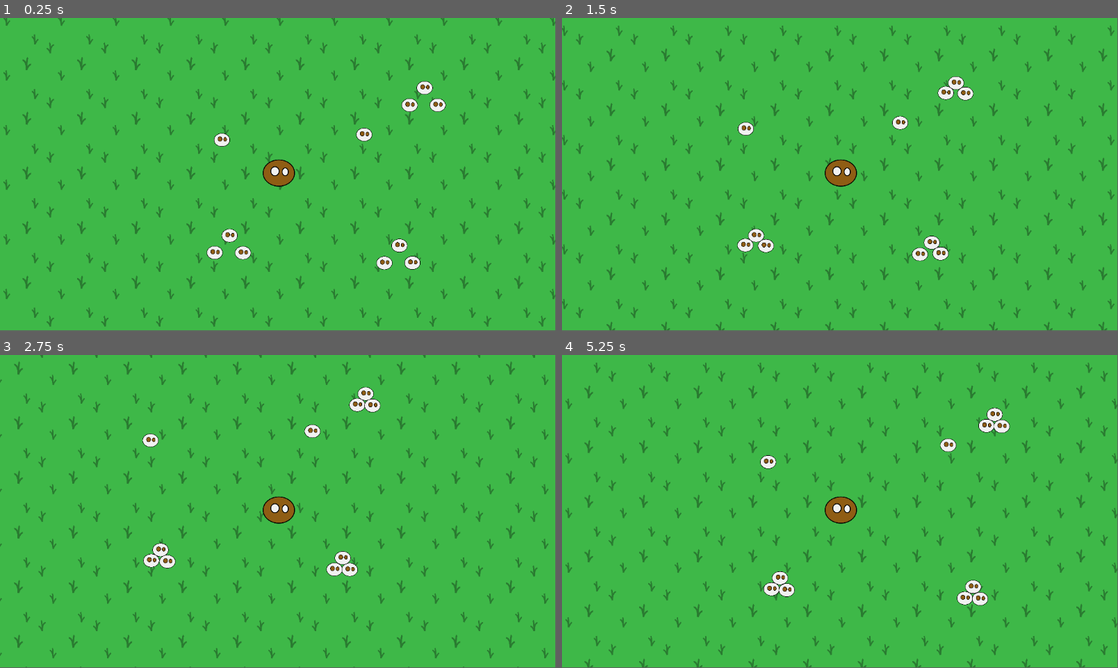
Above: before the commit, frames 1-4 (two rows, left to right).
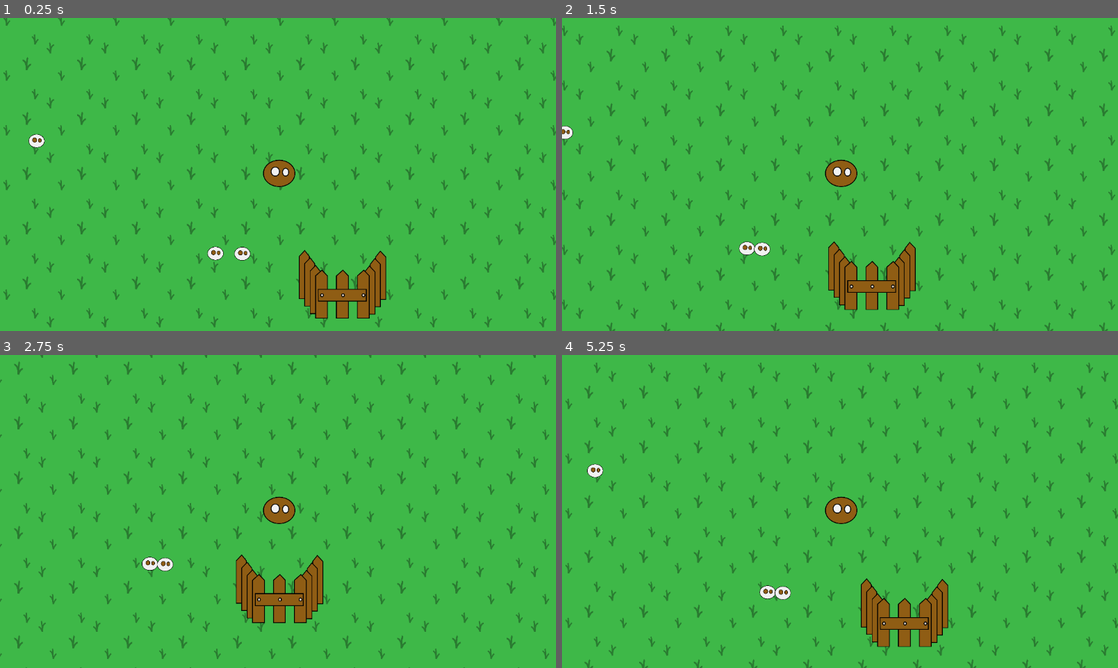
Above: after the commit, the same moments.

Repository: MrOnosa/d2jam-2025-sheep-herder
Game: Godot game, scene res://game.tscn
Same seed, same stepped clock (60 frames per second), same inputs: the game is played once before the commit and once after it.
Inputs:
- Up to frame 1 (0.25 s): no input
- Up to frame 2 (1.5 s): hold D (right) 0.53-1.28 s; hold S (down) from 1.28 s (still down)
- Up to frame 3 (2.75 s): release S (down) at 2.03 s; hold D (right) from 2.03 s (still down)
- Up to frame 4 (5.25 s): release D (right) at 2.78 s; hold W (up) 2.78-3.53 s; hold A (left) 3.53-5.03 s; hold S (down) from 5.03 s (still down)
The window is 799x449 before the commit and 800x450 after it. Grey fills any space a smaller window leaves; there, only what the larger window draws over its background counts as a difference.

The runs differ from the first frame. In frame 1, 5.0% of the frame differs, in the area x 0-100%, y 0-99%; in frame 2, 5.1%; in frame 3, 4.9%; in frame 4, 5.2%, in the area x 0-100%, y 2-100%.

Commit message:
Put together the fence stuff but I need to change some other settings real fast so this is more of a safety save

Diff:
--- a/game.tscn
+++ b/game.tscn
@@ -1,8 +1,10 @@
-[gd_scene load_steps=5 format=3 uid="uid://b4g7wcpytcae7"]
+[gd_scene load_steps=7 format=3 uid="uid://b4g7wcpytcae7"]
 
 [ext_resource type="Texture2D" uid="uid://cjbwlovoxxyau" path="res://assets/field.svg" id="1_feb5d"]
 [ext_resource type="PackedScene" uid="uid://dyvhpsadvurir" path="res://sheep.tscn" id="3_fc0e3"]
 [ext_resource type="PackedScene" uid="uid://baxuh582qqm46" path="res://dog.tscn" id="3_feb5d"]
+[ext_resource type="Texture2D" uid="uid://c48h1tvqb2m88" path="res://assets/fence-left.svg" id="4_7jktm"]
+[ext_resource type="Texture2D" uid="uid://ejq511bj87w1" path="res://assets/fence-front.svg" id="5_ryrav"]
 
 [sub_resource type="WorldBoundaryShape2D" id="WorldBoundaryShape2D_feb5d"]
 
@@ -49,32 +51,33 @@
 [node name="leftsheep" parent="." instance=ExtResource("3_fc0e3")]
 position = Vector2(2147, 1933)
 
+[node name="leftsheep2" parent="." instance=ExtResource("3_fc0e3")]
+position = Vector2(916, 1161)
+
 [node name="rightsheep" parent="." instance=ExtResource("3_fc0e3")]
 position = Vector2(2347, 1933)
 
-[node name="sheep" parent="." instance=ExtResource("3_fc0e3")]
-position = Vector2(2254, 1808)
+[node name="Area2D" type="Area2D" parent="."]
+position = Vector2(2815, 2144)
 
-[node name="leftsheep2" parent="." instance=ExtResource("3_fc0e3")]
-position = Vector2(3314, 2007)
+[node name="GoalCollisionPolygon2D" type="CollisionPolygon2D" parent="Area2D"]
+polygon = PackedVector2Array(-45, -154, 489, -155, 408, 191, 42, 191)
 
-[node name="rightsheep2" parent="." instance=ExtResource("3_fc0e3")]
-position = Vector2(3514, 2007)
+[node name="StaticBody2D" type="StaticBody2D" parent="Area2D"]
 
-[node name="sheep4" parent="." instance=ExtResource("3_fc0e3")]
-position = Vector2(3421, 1882)
+[node name="ObsticleCollisionPolygon2D" type="CollisionPolygon2D" parent="Area2D/StaticBody2D"]
+polygon = PackedVector2Array(-84, 105, 31, 236, 400, 236, 518, 105, 517, -157, 486, -193, 388, 179, 63, 186, -46, -195, -81, -157)
 
-[node name="leftsheep3" parent="." instance=ExtResource("3_fc0e3")]
-position = Vector2(3489, 918)
+[node name="Fence-left" type="Sprite2D" parent="Area2D"]
+position = Vector2(-10, -13)
+texture = ExtResource("4_7jktm")
 
-[node name="rightsheep3" parent="." instance=ExtResource("3_fc0e3")]
-position = Vector2(3689, 918)
+[node name="Fence-left2" type="Sprite2D" parent="Area2D"]
+position = Vector2(443, -9)
+rotation = -3.14159
+scale = Vector2(1, -1)
+texture = ExtResource("4_7jktm")
 
-[node name="sheep5" parent="." instance=ExtResource("3_fc0e3")]
-position = Vector2(3596, 793)
-
-[node name="sheep2" parent="." instance=ExtResource("3_fc0e3")]
-position = Vector2(2205, 1161)
-
-[node name="sheep3" parent="." instance=ExtResource("3_fc0e3")]
-position = Vector2(3173, 1122)
+[node name="Fence-front" type="Sprite2D" parent="Area2D"]
+position = Vector2(216, 51)
+texture = ExtResource("5_ryrav")
--- a/project.godot
+++ b/project.godot
@@ -14,6 +14,10 @@
 run/main_scene="uid://b4g7wcpytcae7"
 config/features=PackedStringArray("4.4", "GL Compatibility")
 config/icon="res://icon.svg"
+
+[display]
+
+window/stretch/mode="viewport"
 
 [global_group]
 
